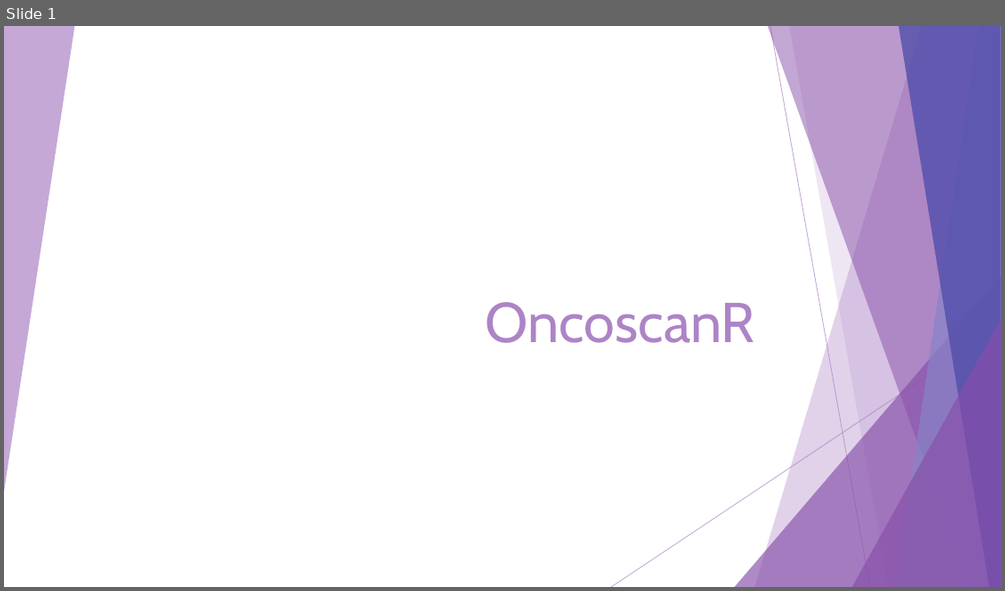
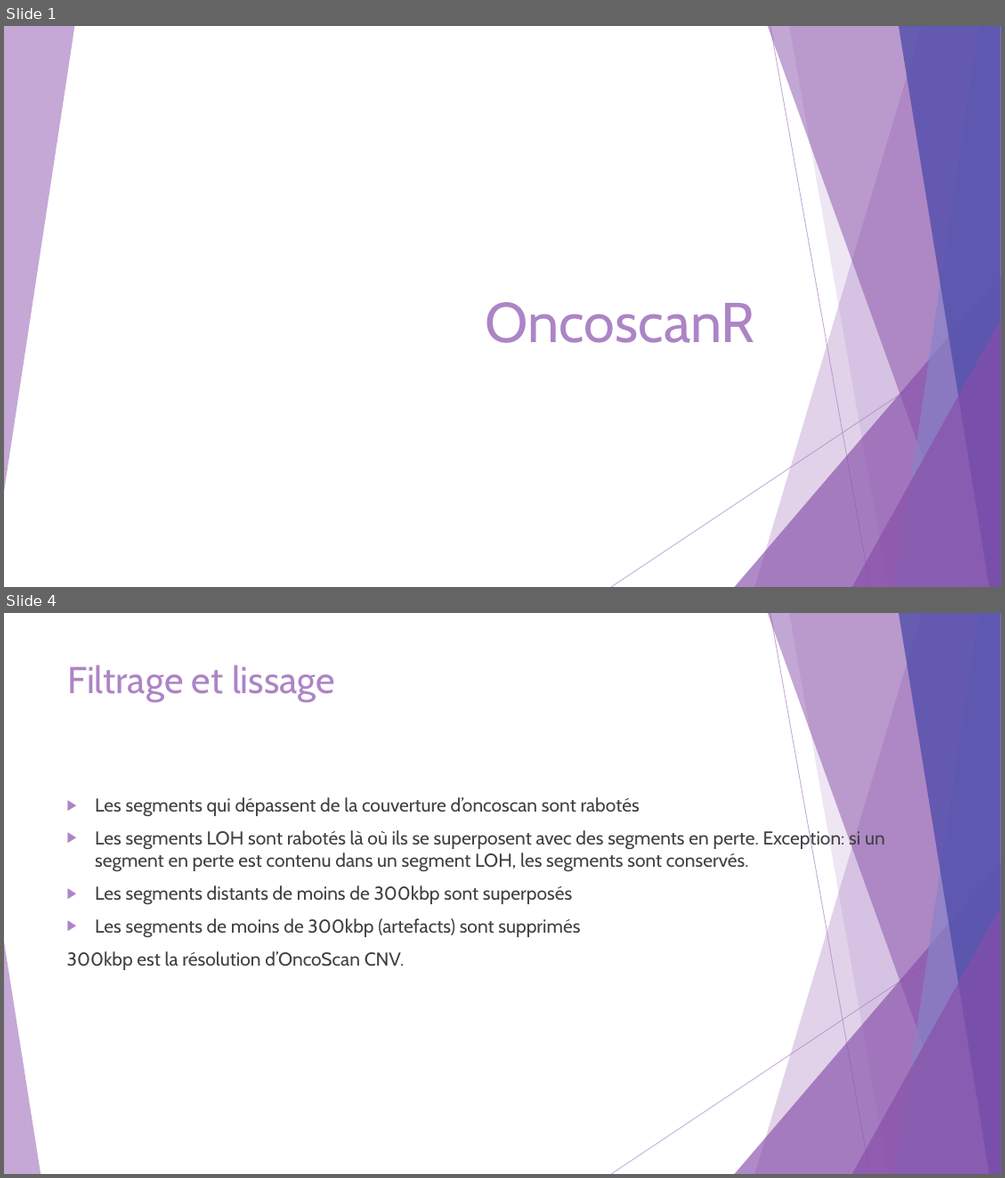
Before and after one commit to Elie-Bordron/DEA-dataviz, a slide deck: docs/docs_I_made/slides/OncoscanR.pptx. Shown one above the other, each under a label of ours: slide 1 before the commit, slides 1 and 4 after it; the slides between them are not shown. The pictures are 1005x591 and 1005x1178 pixels, drawn with LibreOffice and Linux fonts; fonts in the diff are those of the drawing. Boxes give left, top, right and bottom in pixels: in the first picture for what was removed or moved away, otherwise in the second. Text is boxed around its words. In the diff, an @@ line names an element or a change of style, - is before the commit and + after.

Commit message:
bergupdate: Made oncoscanR slides, gotta finish them.

```diff
--- a/docs/docs_I_made/slides/OncoscanR.pptx
+++ b/docs/docs_I_made/slides/OncoscanR.pptx
@@ slide 4 added at (x1=4, y1=613, x2=1001, y2=1174), background #FFFFFF; not listed: 9 template elements that a slide beside it also shows @@
@@ title added at (x1=67, y1=665, x2=335, y2=702), 36 pt, text #AD84C6 @@
+Filtrage et lissage
@@ text added at (x1=67, y1=797, x2=885, y2=970), 18 pt, text #404040 @@
+▶ Les segments qui dépassent de la couverture d’oncoscan sont rabotés
+▶ Les segments LOH sont rabotés là où ils se superposent avec des segments en perte. Exception: si un segment en perte est contenu dans un segment LOH, les segments sont conservés.
+▶ Les segments distants de moins de 300kbp sont superposés
+▶ Les segments de moins de 300kbp (artefacts) sont supprimés
+300kbp est la résolution d’OncoScan CNV.
@@ triangle added at (x1=4, y1=941, x2=40, y2=1174), fill #AD84C6 at 70% opacity @@
```
Also in this commit, not shown: 1 slide changed, 5 other slides added, 1 slide removed, 10 other files.
